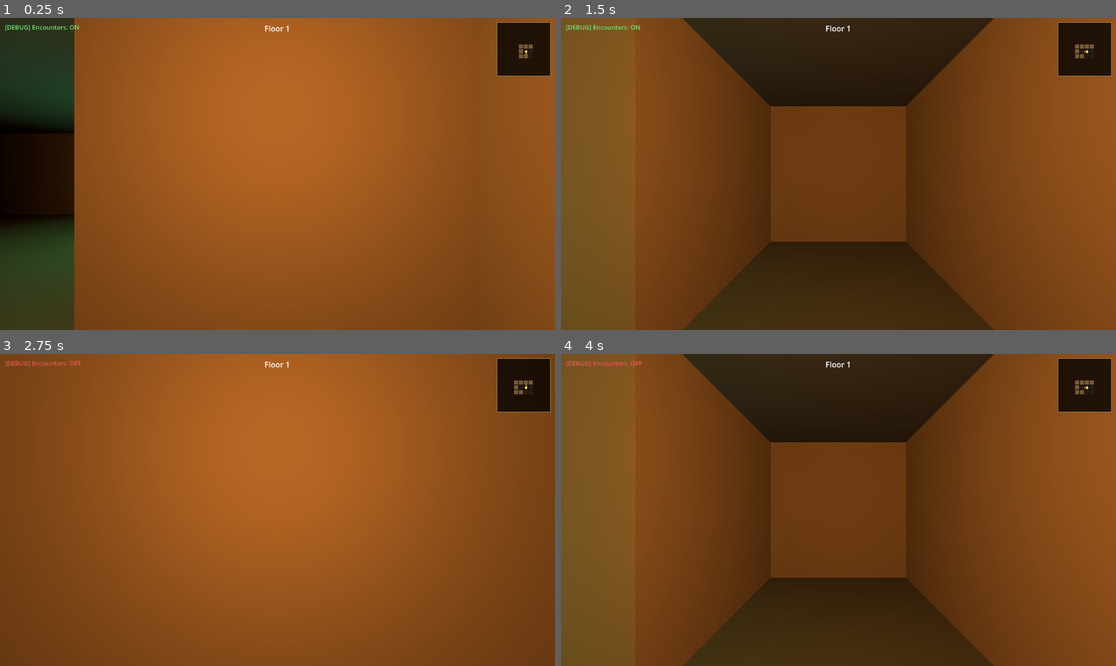
Above: before the commit, frames 1-4 (two rows, left to right).
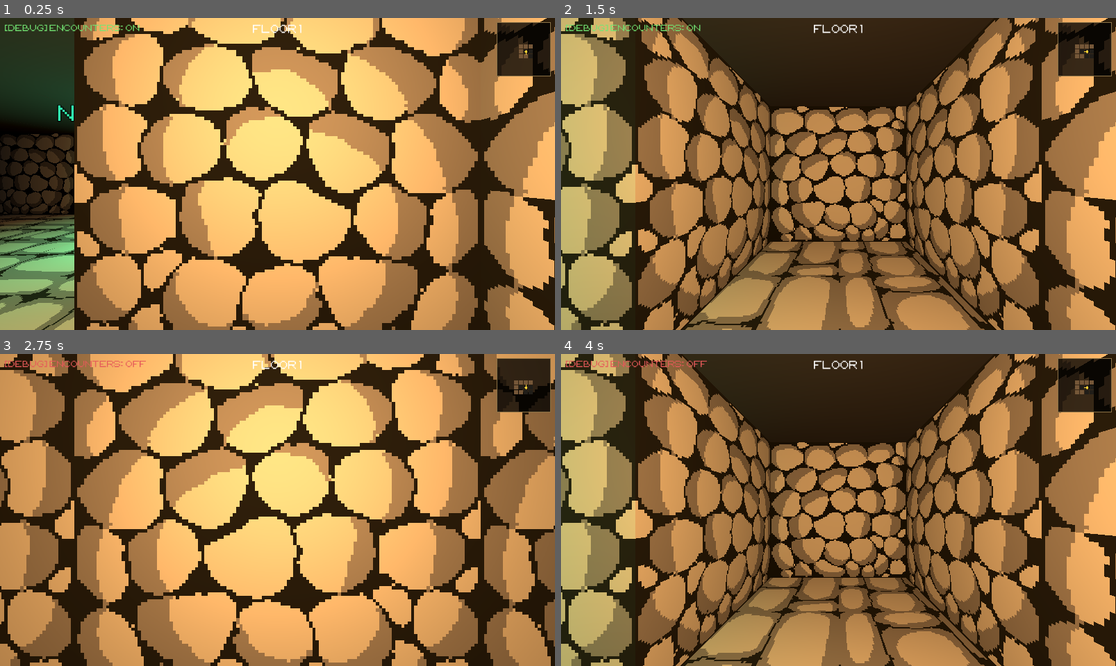
Above: after the commit, the same moments.

Repository: tausiftt5238/four-dragons-deep
Game: Godot game, scene res://scenes/main.tscn
Two runs of this game, one before a commit and one after it. Both use one fixed random seed, a clock stepped at 60 frames per second and the inputs below.
Inputs:
- Up to frame 1 (0.25 s): no input
- Up to frame 2 (1.5 s): tap Enter at 0.5 s; hold Right 0.53-1.28 s; tap Q at 0.6, 1.35 s; tap Space at 1.25 s; hold Down from 1.28 s (still down)
- Up to frame 3 (2.75 s): tap Enter at 2 s; release Down at 2.03 s; hold Right from 2.03 s (still down); tap Q at 2.1 s
- Up to frame 4 (4 s): tap Space at 2.75 s; release Right at 2.78 s; hold Up 2.78-3.53 s; tap Q at 2.85, 3.6 s; tap Enter at 3.5 s; hold Left from 3.53 s (still down)

The runs differ from the first frame. In frame 1, 91% of the frame differs, in the area x 0-100%, y 0-100%; in frame 2, 87%; in frame 3, 98%; in frame 4, 87%.

Commit message:
add pixel art textures, global font, and UI polish
- Apply level_1_wall/floor textures with nearest-neighbour filtering
  and triplanar projection (one tile per face, no stretch)
- Set OldSchoolAdventures font globally via node_added signal hook;
  Label3D wall markers get it directly
- Force uppercase on all Labels and Buttons project-wide
- Stretch menu UI to full screen
- Fix RichTextLabel font key (normal_font) so battle log uses custom font
- Uppercase battle log text while preserving BBCode colour tags
- Tune combat log box height to 65px

Diff:
--- a/scripts/core/main.gd
+++ b/scripts/core/main.gd
@@ -5,6 +5,7 @@
 extends Node3D
 
 const EYE_HEIGHT: float = 1.0
+const _UI_FONT := preload("res://resources/misc/OldSchoolAdventures-42j9.ttf") as FontFile
 
 # Grid offsets for each facing direction (col delta, row delta).
 # Index: 0=North(-Z)  1=East(+X)  2=South(+Z)  3=West(-X)
@@ -67,6 +68,8 @@
 
 
 func _ready() -> void:
+	get_tree().node_added.connect(_on_node_added)
+
 	# Camera and torch must exist before the first _sync_player call,
 	# so set up the player nodes first.
 	_setup_player_nodes()
@@ -814,3 +817,16 @@
 
 	player_char.equipped_weapon = pdata.get("equipped_weapon", {}) as Dictionary
 	player_char.equipped_armor  = pdata.get("equipped_armor",  {}) as Dictionary
+
+
+func _on_node_added(node: Node) -> void:
+	if node is RichTextLabel:
+		(node as RichTextLabel).add_theme_font_override("normal_font", _UI_FONT)
+	elif node is Label:
+		(node as Label).add_theme_font_override("font", _UI_FONT)
+		(node as Label).uppercase = true
+	elif node is Button:
+		(node as Button).add_theme_font_override("font", _UI_FONT)
+		(node as Button).text = (node as Button).text.to_upper()
+	elif node is Control:
+		(node as Control).add_theme_font_override("font", _UI_FONT)
--- a/scripts/ui/combat_scene.gd
+++ b/scripts/ui/combat_scene.gd
@@ -65,7 +65,7 @@
 
 func _build_log_strip(parent: Control) -> void:
 	var panel: PanelContainer = PanelContainer.new()
-	panel.custom_minimum_size = Vector2(0, 80)
+	panel.custom_minimum_size = Vector2(0, 65)
 	panel.size_flags_vertical = Control.SIZE_SHRINK_BEGIN
 	parent.add_child(panel)
 
@@ -328,7 +328,22 @@
 	if not _log_first_line:
 		_log_label.append_text("\n")
 	_log_first_line = false
-	_log_label.append_text(line)
+	_log_label.append_text(_uppercase_text(line))
+
+
+func _uppercase_text(text: String) -> String:
+	var result := ""
+	var in_tag := false
+	for ch: String in text:
+		if ch == "[":
+			in_tag = true
+			result += ch
+		elif ch == "]":
+			in_tag = false
+			result += ch
+		else:
+			result += ch.to_upper() if not in_tag else ch
+	return result
 
 
 func _refresh_hp() -> void:
--- a/scripts/ui/menu_ui.gd
+++ b/scripts/ui/menu_ui.gd
@@ -30,16 +30,8 @@
 	bg.set_anchors_and_offsets_preset(Control.PRESET_FULL_RECT)
 	add_child(bg)
 
-	# Central panel 700 × 560
 	var panel: Panel = Panel.new()
-	panel.anchor_left   = 0.5
-	panel.anchor_right  = 0.5
-	panel.anchor_top    = 0.5
-	panel.anchor_bottom = 0.5
-	panel.offset_left   = -350
-	panel.offset_right  = 350
-	panel.offset_top    = -280
-	panel.offset_bottom = 280
+	panel.set_anchors_and_offsets_preset(Control.PRESET_FULL_RECT)
 	add_child(panel)
 
 	var margin: MarginContainer = MarginContainer.new()
--- a/scripts/world/dungeon.gd
+++ b/scripts/world/dungeon.gd
@@ -4,9 +4,8 @@
 # come from the level definition — no hardcoded values here.
 class_name Dungeon extends Node3D
 
-# World-space size of one grid cell. Referenced by main.gd via Dungeon.CELL_SIZE
-# so the value lives in exactly one place.
 const CELL_SIZE: float = 2.0
+const _FONT := preload("res://resources/misc/OldSchoolAdventures-42j9.ttf") as FontFile
 
 # Height of wall blocks.
 const WALL_HEIGHT: float = 2.0
@@ -36,10 +35,25 @@
 	var wall_mat: StandardMaterial3D = StandardMaterial3D.new()
 	wall_mat.albedo_color = level.wall_color
 	wall_mat.roughness = 1.0
+	if level.wall_texture != null:
+		wall_mat.albedo_color = Color.WHITE
+		wall_mat.albedo_texture = level.wall_texture
+		wall_mat.texture_filter = BaseMaterial3D.TEXTURE_FILTER_NEAREST
+		wall_mat.uv1_triplanar = true
+		wall_mat.uv1_triplanar_sharpness = 20.0
+		wall_mat.uv1_scale = Vector3(1.0 / CELL_SIZE, 1.0 / WALL_HEIGHT, 1.0 / CELL_SIZE)
+		wall_mat.uv1_offset = Vector3(0.5, 0.5, 0.5)
 
 	var floor_mat: StandardMaterial3D = StandardMaterial3D.new()
 	floor_mat.albedo_color = level.floor_color
 	floor_mat.roughness = 1.0
+	if level.floor_texture != null:
+		floor_mat.albedo_color = Color.WHITE
+		floor_mat.albedo_texture = level.floor_texture
+		floor_mat.texture_filter = BaseMaterial3D.TEXTURE_FILTER_NEAREST
+		floor_mat.uv1_triplanar = true
+		floor_mat.uv1_triplanar_sharpness = 20.0
+		floor_mat.uv1_scale = Vector3(1.0 / CELL_SIZE, 1.0 / CELL_SIZE, 1.0 / CELL_SIZE)
 
 	var ceil_mat: StandardMaterial3D = StandardMaterial3D.new()
 	ceil_mat.albedo_color = level.ceil_color
@@ -180,6 +194,8 @@
 func _add_wall_label(text: String, pos: Vector3, dir: Vector2i, color: Color) -> void:
 	var lbl: Label3D = Label3D.new()
 	lbl.text             = text
+	lbl.font             = _FONT
+	lbl.uppercase        = true
 	lbl.font_size        = 28
 	lbl.pixel_size       = 0.008
 	lbl.modulate         = color
--- a/scripts/world/level.gd
+++ b/scripts/world/level.gd
@@ -11,6 +11,10 @@
 var wall_color: Color  = Color(0.42, 0.32, 0.22)
 var floor_color: Color = Color(0.22, 0.20, 0.16)
 var ceil_color: Color  = Color(0.16, 0.16, 0.20)
+
+# Optional pixel-art textures. When set, dungeon.gd uses these instead of plain colour.
+var wall_texture: Texture2D  = null
+var floor_texture: Texture2D = null
 
 # Where the player spawns when this map is first loaded (start of the game).
 var player_start: Vector2i        = Vector2i(1, 1)
--- a/scripts/world/map.gd
+++ b/scripts/world/map.gd
@@ -10,6 +10,9 @@
 	wall_color  = Color(0.42, 0.32, 0.22)
 	floor_color = Color(0.22, 0.20, 0.16)
 	ceil_color  = Color(0.16, 0.16, 0.20)
+
+	wall_texture  = load("res://resources/mapAsset/level_1_wall_1.png")
+	floor_texture = load("res://resources/mapAsset/level_1_floor_1.png")
 
 	player_start        = Vector2i(1, 1)
 	player_start_facing = 2  # South
Binary file added: resources/mapAsset/level_1_floor_1.png
Not shown, added: resources/mapAsset/level_1_floor_1.png.import
Binary file added: resources/mapAsset/level_1_wall_1.png
Not shown, added: resources/mapAsset/level_1_wall_1.png.import
Binary file added: resources/misc/OldSchoolAdventures-42j9.ttf
Not shown, added: resources/misc/OldSchoolAdventures-42j9.ttf.import
